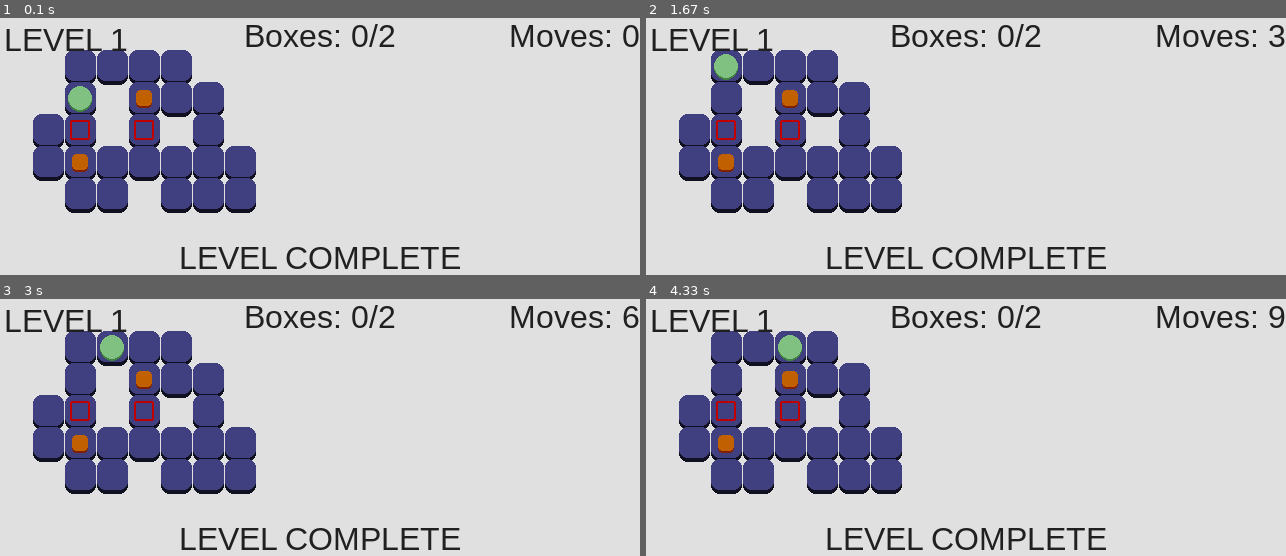
Above: before the commit, frames 1-4 (two rows, left to right).
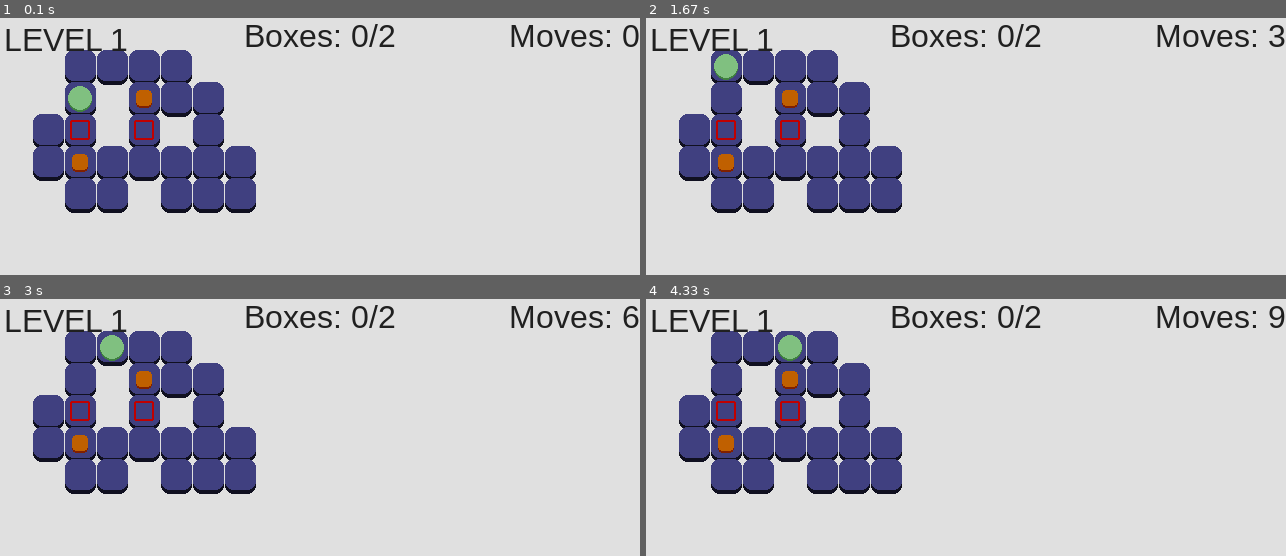
Above: after the commit, the same moments.

Repository: JasonNumberThirteen/pygameSokoban
Game: pygame game, started from sokoban.py
The game is run twice, just before and just after one commit, with the same random seed, the same clock (stepped at 60 frames per second) and the same inputs.
Inputs:
- Up to frame 1 (0.1 s): no input
- Up to frame 2 (1.67 s): hold W 0.33-0.8 s; hold D 0.83-1.3 s; hold A from 1.33 s (still down)
- Up to frame 3 (3 s): release A at 1.87 s; hold S 1.9-2.2 s; hold W 2.23-2.6 s; hold D from 2.63 s (still down)
- Up to frame 4 (4.33 s): release D at 3.27 s; hold A 3.3-3.77 s; hold D 3.8-4.27 s; hold D from 4.3 s (still down)

The runs differ from the first frame. In frame 1, 1.4% of the frame differs, in the area x 28-72%, y 89-98%; in frame 2, 1.4%; in frame 3, 1.4%; in frame 4, 1.4%.

Commit message:
Add a condition to the level complete text

Diff:
--- a/game_ui.py
+++ b/game_ui.py
@@ -9,7 +9,7 @@
 		self.level_counter = level_counter.LevelCounter(gm.level.number)
 		self.moves_counter = moves_counter.MovesCounter(gm.level.player.moves)
 		self.boxes_counter = boxes_counter.BoxesCounter(gm.level)
-		self.level_complete_text = level_complete_text.LevelCompleteText()
+		self.level_complete_text = level_complete_text.LevelCompleteText(gm)
 
 	def draw(self, surface):
 		self.level_counter.draw(surface)
--- a/level_complete_text.py
+++ b/level_complete_text.py
@@ -3,7 +3,12 @@
 from constants import (GAME_WIDTH, GAME_HEIGHT, UI_TEXT_COLOR, UI_TEXT_FONT_SIZE)
 
 class LevelCompleteText(text.Text):
-	def __init__(self):
+	def __init__(self, gm):
 		super().__init__("LEVEL COMPLETE", 0, 0, UI_TEXT_COLOR, UI_TEXT_FONT_SIZE)
 
 		self.rect = self.render.get_rect(center=(GAME_WIDTH // 2, GAME_HEIGHT // 2))
+		self.gm = gm
+
+	def draw(self, surface):
+		if self.gm.completed_level():
+			super().draw(surface)
